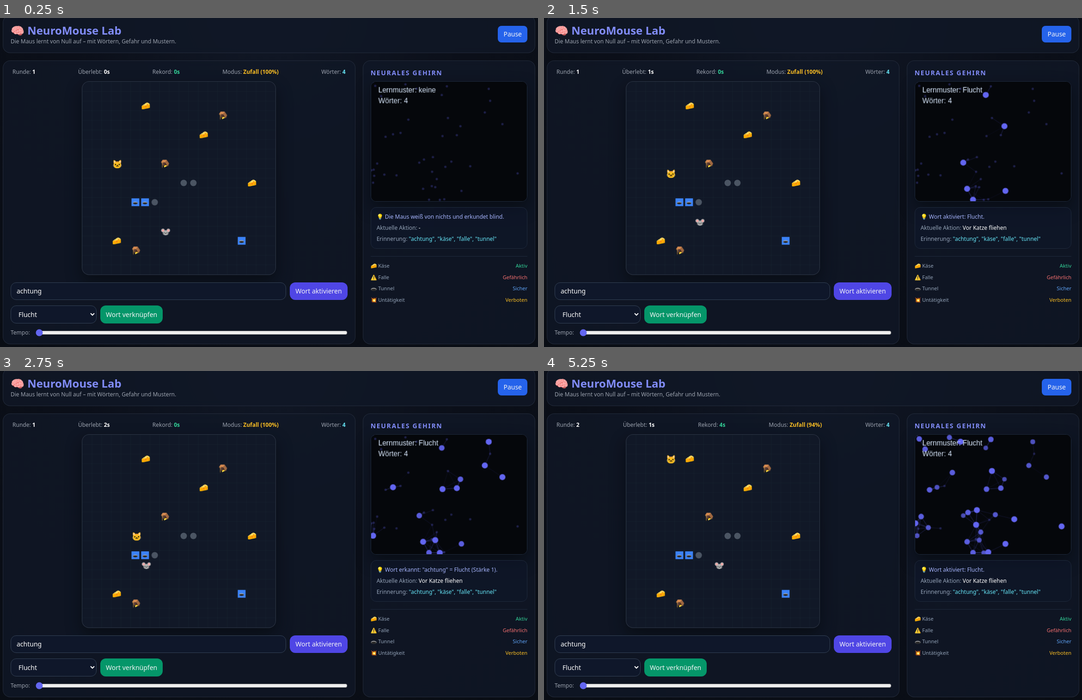
Above: before the commit, frames 1-4 (two rows, left to right).
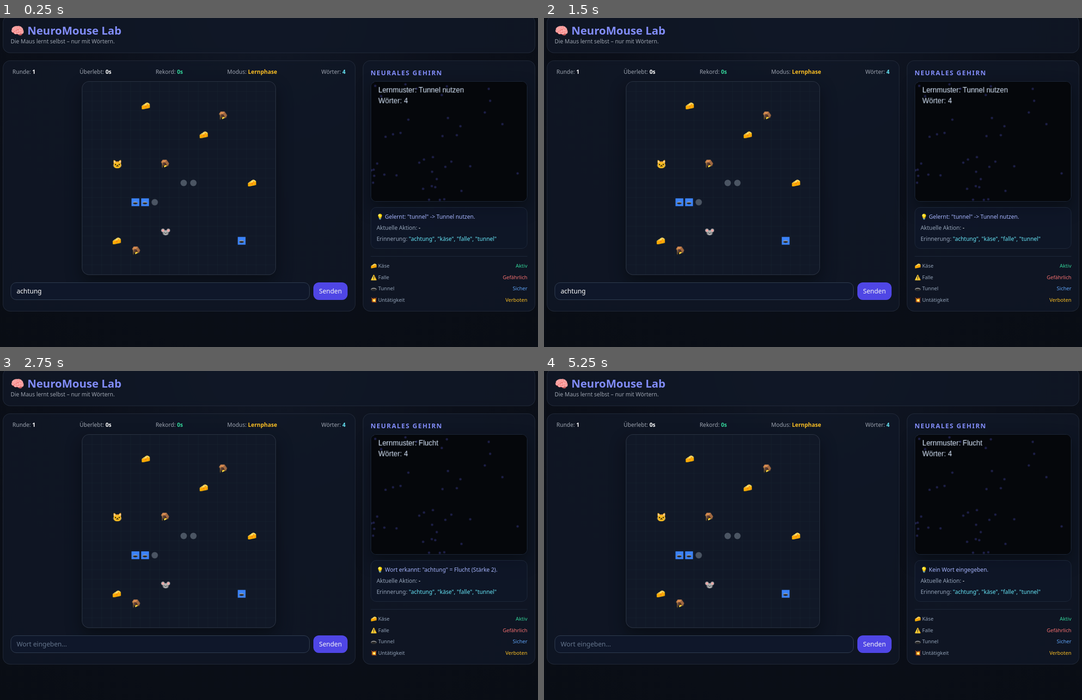
Above: after the commit, the same moments.

Repository: freddyoldb/neuro-mouse-game
Game: browser game, page index.html
Two runs of this game, one before a commit and one after it. Both use one fixed random seed, a clock stepped at 60 frames per second and the inputs below.
Inputs:
- Up to frame 1 (0.25 s): no input
- Up to frame 2 (1.5 s): tap Space at 1.1 s
- Up to frame 3 (2.75 s): tap Space at 1.6, 2.1, 2.6 s; click "Wort aktivieren" (after the commit: "Senden") at 2.02 s; tap Enter at 2.52 s
- Up to frame 4 (5.25 s): tap Space every 0.5 s from 3.1 to 5.1 s; click "Wort aktivieren" (after the commit: "Senden") at 4.52 s

The runs differ from the first frame. In frame 1, 2.7% of the frame differs, in the area x 0-100%, y 2-100%; in frame 2, 2.9%; in frame 3, 3.0%; in frame 4, 3.4%.

Commit message:
Make the game a single-input learning simulation with no reset, no turbo, and self-learning word associations.

Diff:
--- a/index.html
+++ b/index.html
@@ -26,14 +26,10 @@
 </head>
 <body class="min-h-screen p-4">
   <div class="mx-auto max-w-6xl">
-    <header class="glass mb-4 rounded-2xl p-4 flex flex-col gap-3 md:flex-row md:items-center md:justify-between">
+    <header class="glass mb-4 rounded-2xl p-4 flex items-center justify-between">
       <div>
         <h1 class="text-2xl font-black text-indigo-400">🧠 NeuroMouse Lab</h1>
-        <p class="text-xs text-gray-400">Die Maus lernt von Null auf – mit Wörtern, Gefahr und Mustern.</p>
-      </div>
-
-      <div class="flex flex-wrap gap-2">
-        <button id="btnPause" class="rounded-lg bg-blue-600 px-3 py-2 text-sm font-medium hover:bg-blue-500">Pause</button>
+        <p class="text-xs text-gray-400">Die Maus lernt selbst – nur mit Wörtern.</p>
       </div>
     </header>
 
@@ -43,33 +39,15 @@
           <span>Runde: <strong id="lblRun" class="text-white">1</strong></span>
           <span>Überlebt: <strong id="lblTime" class="text-white">0s</strong></span>
           <span>Rekord: <strong id="lblRecord" class="text-emerald-400">0s</strong></span>
-          <span>Modus: <strong id="lblMode" class="text-amber-400">Zufall (100%)</strong></span>
+          <span>Modus: <strong id="lblMode" class="text-amber-400">Lernphase</strong></span>
           <span>Wörter: <strong id="lblMemory" class="text-cyan-300">0</strong></span>
         </div>
 
         <canvas id="simCanvas" width="420" height="420" class="w-full max-w-[420px] mx-auto block"></canvas>
 
-        <div class="mt-4 space-y-3">
-          <div class="flex flex-col gap-2 sm:flex-row">
-            <input id="wordInput" type="text" value="achtung" class="flex-1 rounded-xl border border-slate-700 bg-slate-900 px-3 py-2 text-sm text-white outline-none ring-0 placeholder:text-slate-500 focus:border-indigo-500" placeholder="Wort eingeben: achtung, käse, falle, tunnel..." />
-            <button id="btnTrigger" class="rounded-xl bg-indigo-600 px-3 py-2 text-sm font-medium hover:bg-indigo-500">Wort aktivieren</button>
-          </div>
-
-          <div class="flex flex-col gap-2 sm:flex-row">
-            <select id="patternSelect" class="rounded-xl border border-slate-700 bg-slate-900 px-3 py-2 text-sm text-white outline-none focus:border-indigo-500">
-              <option value="flee">Flucht</option>
-              <option value="cheese">Käse suchen</option>
-              <option value="trap">Falle meiden</option>
-              <option value="tunnel">Tunnel nutzen</option>
-              <option value="wait">Warten / Beobachten</option>
-            </select>
-            <button id="btnTeach" class="rounded-xl bg-emerald-600 px-3 py-2 text-sm font-medium hover:bg-emerald-500">Wort verknüpfen</button>
-          </div>
-
-          <div class="flex items-center gap-3">
-            <span class="text-xs text-gray-400">Tempo:</span>
-            <input id="speedRange" type="range" min="1" max="20" value="1" class="w-full accent-indigo-500" />
-          </div>
+        <div class="mt-4 flex flex-col gap-2 sm:flex-row">
+          <input id="wordInput" type="text" value="achtung" class="flex-1 rounded-xl border border-slate-700 bg-slate-900 px-3 py-2 text-sm text-white outline-none placeholder:text-slate-500 focus:border-indigo-500" placeholder="Wort eingeben..." />
+          <button id="btnSend" class="rounded-xl bg-indigo-600 px-3 py-2 text-sm font-medium hover:bg-indigo-500">Senden</button>
         </div>
       </section>
 
@@ -102,14 +80,12 @@
     const GRID_SIZE = 20;
     const CELL_SIZE = canvas.width / GRID_SIZE;
 
-    const MOVE_INTERVAL_MS = 1000;
+    const MOVE_INTERVAL_MS = 6000;
     let lastMoveTs = 0;
     let isPaused = false;
-    let isTurbo = false;
-    let simSpeed = 1;
 
     let mouse = { x: 5, y: 5, idleTime: 0, alive: true, speedBoost: 1, score: 0 };
-    let cat = { x: 15, y: 15, speed: 0.8 };
+    let cat = { x: 15, y: 15 };
     let cheeseList = [
       { x: 12, y: 5 },
       { x: 3, y: 16 },
@@ -166,6 +142,21 @@
       return labels[pattern] || 'unbekannt';
     }
 
+    function inferPatternFromWord(word, situation) {
+      const w = word.toLowerCase();
+      if (/(achtung|warn|katze|angst|flucht|lauf|weg|weglaufen|gefahr|schlecht|tot)/.test(w)) return 'flee';
+      if (/(käse|essen|essen+|nahrung|essen|food|gold)/.test(w)) return 'cheese';
+      if (/(falle|trap|stachel|tod|gift|loch|scharf)/.test(w)) return 'trap';
+      if (/(tunnel|loch|gang|versteck|untergrund|weg)/.test(w)) return 'tunnel';
+      if (/(wart|ruhe|still|stopp|bleib|bleiben|ruhig)/.test(w)) return 'wait';
+
+      if (situation === 'cat-near') return 'flee';
+      if (situation === 'cheese-near') return 'cheese';
+      if (situation === 'trap-near') return 'trap';
+      if (situation === 'tunnel-near') return 'tunnel';
+      return 'wait';
+    }
+
     function randomAction() {
       const actions = [
         { dx: 0, dy: -1, name: 'Hoch' },
@@ -182,7 +173,6 @@
         case 'flee': {
           const dx = cat.x < mouse.x ? 1 : cat.x > mouse.x ? -1 : 0;
           const dy = cat.y < mouse.y ? 1 : cat.y > mouse.y ? -1 : 0;
-
           return {
             dx: dx === 0 ? (Math.random() > 0.5 ? 1 : -1) : -dx,
             dy: dy === 0 ? (Math.random() > 0.5 ? 1 : -1) : -dy,
@@ -192,12 +182,9 @@
 
         case 'cheese': {
           const target = cheeseList[0] || { x: mouse.x, y: mouse.y };
-          let dx = 0;
-          let dy = 0;
-          if (target.x < mouse.x) dx = -1;
-          else if (target.x > mouse.x) dx = 1;
-          if (target.y < mouse.y) dy = -1;
-          else if (target.y > mouse.y) dy = 1;
+          let dx = 0; let dy = 0;
+          if (target.x < mouse.x) dx = -1; else if (target.x > mouse.x) dx = 1;
+          if (target.y < mouse.y) dy = -1; else if (target.y > mouse.y) dy = 1;
           return { dx, dy, name: 'Käse suchen' };
         }
 
@@ -222,12 +209,9 @@
 
         case 'tunnel': {
           const target = tunnels[0] || { x: mouse.x, y: mouse.y };
-          let dx = 0;
-          let dy = 0;
-          if (target.x < mouse.x) dx = -1;
-          else if (target.x > mouse.x) dx = 1;
-          if (target.y < mouse.y) dy = -1;
-          else if (target.y > mouse.y) dy = 1;
+          let dx = 0; let dy = 0;
+          if (target.x < mouse.x) dx = -1; else if (target.x > mouse.x) dx = 1;
+          if (target.y < mouse.y) dy = -1; else if (target.y > mouse.y) dy = 1;
           return { dx, dy, name: 'Tunnel nutzen' };
         }
 
@@ -248,67 +232,61 @@
       updateMemoryUI();
     }
 
-    function teachWord() {
+    function teachWord(word) {
+      if (!word) return;
+
+      let situation = 'none';
+      const distToCat = Math.abs(cat.x - mouse.x) + Math.abs(cat.y - mouse.y);
+      const distToCheese = (() => {
+        if (!cheeseList.length) return Infinity;
+        const c = cheeseList[0];
+        return Math.abs(c.x - mouse.x) + Math.abs(c.y - mouse.y);
+      })();
+      const distToTrap = (() => {
+        if (!traps.length) return Infinity;
+        const t = traps[0];
+        return Math.abs(t.x - mouse.x) + Math.abs(t.y - mouse.y);
+      })();
+
+      if (distToCat <= 3) situation = 'cat-near';
+      else if (distToCheese <= 2) situation = 'cheese-near';
+      else if (distToTrap <= 2) situation = 'trap-near';
+
+      const inferred = inferPatternFromWord(word, situation);
+      addWordAssociation(word, inferred, 1);
+      document.getElementById('mouseThought').textContent = `Gelernt: "${word}" -> ${labelForPattern(inferred)}.`;
+      currentPattern = inferred;
+    }
+
+    function triggerWord(word) {
+      if (!word) return;
+      const memory = languageMemory.get(word.trim().toLowerCase());
+      if (!memory) {
+        document.getElementById('mouseThought').textContent = `Das Wort "${word}" ist noch unbekannt. Die Maus lernt noch.`;
+        currentPattern = 'none';
+        return;
+      }
+
+      currentPattern = memory.pattern;
+      const strength = memory.strength;
+      document.getElementById('mouseThought').textContent = `Wort erkannt: "${word}" = ${labelForPattern(currentPattern)} (Stärke ${strength}).`;
+    }
+
+    function sendWord() {
       const input = document.getElementById('wordInput');
       const word = input.value.trim();
-      const pattern = document.getElementById('patternSelect').value;
-
       if (!word) {
-        document.getElementById('mouseThought').textContent = 'Kein Wort eingegeben. Die Maus kann nichts verknüpfen.';
+        document.getElementById('mouseThought').textContent = 'Kein Wort eingegeben.';
         return;
       }
-
-      const catClose = Math.abs(cat.x - mouse.x) + Math.abs(cat.y - mouse.y) <= 4;
-      if (pattern === 'flee' && !catClose) {
-        document.getElementById('mouseThought').textContent = 'Das Wort "Flucht" ist am sinnvollsten, wenn die Katze wirklich nah ist.';
-      }
-
-      addWordAssociation(word, pattern, 1);
-      document.getElementById('mouseThought').textContent = `Wort "${word}" mit Muster "${labelForPattern(pattern)}" verknüpft.`;
-    }
-
-    function triggerWord() {
-      const word = document.getElementById('wordInput').value.trim().toLowerCase();
-      if (!word) {
-        document.getElementById('mouseThought').textContent = 'Keine Eingabe. Die Maus kann kein Wort aktivieren.';
-        return;
-      }
-
-      const memory = languageMemory.get(word);
-      if (!memory) {
-        document.getElementById('mouseThought').textContent = `Das Wort "${word}" ist noch unbekannt. Die Maus lernt erst.`;
-        currentPattern = 'none';
-        return;
-      }
-
-      currentPattern = memory.pattern;
-      const strength = memory.strength;
-
-      if (strength >= 3 || currentPattern === 'flee') {
-        document.getElementById('mouseThought').textContent = `Wort erkannt: "${word}" = ${labelForPattern(currentPattern)} (Stärke ${strength}).`;
-      } else {
-        document.getElementById('mouseThought').textContent = `Wort erkannt, aber noch schwach: "${word}" -> ${labelForPattern(currentPattern)}.`;
-      }
-    }
-
-    document.getElementById('btnPause').addEventListener('click', () => {
-      isPaused = !isPaused;
-      document.getElementById('btnPause').textContent = isPaused ? 'Fortsetzen' : 'Pause';
-      document.getElementById('btnPause').className = isPaused
-        ? 'rounded-lg bg-emerald-600 px-3 py-2 text-sm font-medium hover:bg-emerald-500'
-        : 'rounded-lg bg-blue-600 px-3 py-2 text-sm font-medium hover:bg-blue-500';
-    });
-
-    document.getElementById('btnTeach').addEventListener('click', teachWord);
-    document.getElementById('btnTrigger').addEventListener('click', triggerWord);
+      teachWord(word);
+      triggerWord(word);
+      input.value = '';
+    }
+
+    document.getElementById('btnSend').addEventListener('click', sendWord);
     document.getElementById('wordInput').addEventListener('keydown', (e) => {
-      if (e.key === 'Enter') {
-        if (e.shiftKey) teachWord();
-        else triggerWord();
-      }
-    });
-    document.getElementById('speedRange').addEventListener('input', (e) => {
-      simSpeed = parseInt(e.target.value, 10);
+      if (e.key === 'Enter') sendWord();
     });
 
     function spawnEntities() {
@@ -322,10 +300,11 @@
     }
 
     function chooseAction() {
-      const typedWord = document.getElementById('wordInput').value.trim().toLowerCase();
+      const input = document.getElementById('wordInput');
+      const typedWord = input.value.trim().toLowerCase();
       const memory = typedWord ? languageMemory.get(typedWord) : null;
 
-      if (typedWord && memory && memory.strength >= 3) {
+      if (typedWord && memory && memory.strength >= 2) {
         currentPattern = memory.pattern;
         return patternToAction(memory.pattern);
       }
@@ -356,85 +335,79 @@
     function update() {
       if (isPaused) return;
 
-      const steps = isTurbo ? 1 : 1;
-
-      for (let i = 0; i < steps; i++) {
-        if (!mouse.alive) {
-          if (survivalTime > bestRecord) bestRecord = survivalTime;
-          document.getElementById('lblRecord').textContent = `${bestRecord}s`;
-          runId += 1;
-          document.getElementById('lblRun').textContent = runId;
-          explorationRate = Math.max(0.06, 1.0 - (runId * 0.03));
-          document.getElementById('lblMode').textContent = explorationRate > 0.32 ? `Zufall (${Math.round(explorationRate * 100)}%)` : 'KI-Lernphase';
-          spawnEntities();
-        }
-
-        survivalTime += 1;
-        document.getElementById('lblTime').textContent = `${survivalTime}s`;
-
-        const action = chooseAction();
-        document.getElementById('currentAction').textContent = action.name;
-
-        neurons.forEach(n => {
-          if (Math.random() < 0.18) n.active = 1.0;
-          else n.active *= 0.88;
-        });
-
-        if (action.dx === 0 && action.dy === 0) {
-          mouse.idleTime += 1;
-          document.getElementById('mouseThought').textContent =
-            currentPattern === 'none'
-              ? 'Steht still... Gefahr von Inaktivitäts-Explosion!'
-              : `Muster aktiv: ${labelForPattern(currentPattern)}.`;
-
-          if (mouse.idleTime > 45) {
-            mouse.alive = false;
-          }
+      if (!mouse.alive) {
+        if (survivalTime > bestRecord) bestRecord = survivalTime;
+        document.getElementById('lblRecord').textContent = `${bestRecord}s`;
+        runId += 1;
+        document.getElementById('lblRun').textContent = runId;
+        explorationRate = Math.max(0.06, 1.0 - (runId * 0.03));
+        document.getElementById('lblMode').textContent = explorationRate > 0.32 ? `Zufall (${Math.round(explorationRate * 100)}%)` : 'KI-Lernphase';
+        spawnEntities();
+      }
+
+      survivalTime += 1;
+      document.getElementById('lblTime').textContent = `${survivalTime}s`;
+
+      const action = chooseAction();
+      document.getElementById('currentAction').textContent = action.name;
+
+      neurons.forEach(n => {
+        if (Math.random() < 0.18) n.active = 1.0;
+        else n.active *= 0.88;
+      });
+
+      if (action.dx === 0 && action.dy === 0) {
+        mouse.idleTime += 1;
+        if (currentPattern === 'none') {
+          document.getElementById('mouseThought').textContent = 'Steht still... Gefahr von Inaktivitäts-Explosion!';
         } else {
-          mouse.idleTime = 0;
-          mouse.x = Math.max(0, Math.min(GRID_SIZE - 1, mouse.x + action.dx));
-          mouse.y = Math.max(0, Math.min(GRID_SIZE - 1, mouse.y + action.dy));
-          if (currentPattern === 'none') {
-            document.getElementById('mouseThought').textContent = 'Erkundet das Spielfeld aktiv...';
-          } else {
-            document.getElementById('mouseThought').textContent = `Wort aktiviert: ${labelForPattern(currentPattern)}.`;
-          }
-        }
-
-        if (Math.random() < 0.75) {
-          if (cat.x < mouse.x) cat.x++;
-          else if (cat.x > mouse.x) cat.x--;
-          if (cat.y < mouse.y) cat.y++;
-          else if (cat.y > mouse.y) cat.y--;
-        }
-
-        if (Math.abs(cat.x - mouse.x) < 1 && Math.abs(cat.y - mouse.y) < 1) {
+          document.getElementById('mouseThought').textContent = `Muster aktiv: ${labelForPattern(currentPattern)}.`;
+        }
+        if (mouse.idleTime > 45) mouse.alive = false;
+      } else {
+        mouse.idleTime = 0;
+        mouse.x = Math.max(0, Math.min(GRID_SIZE - 1, mouse.x + action.dx));
+        mouse.y = Math.max(0, Math.min(GRID_SIZE - 1, mouse.y + action.dy));
+        if (currentPattern === 'none') {
+          document.getElementById('mouseThought').textContent = 'Erkundet das Spielfeld aktiv...';
+        } else {
+          document.getElementById('mouseThought').textContent = `Wort aktiviert: ${labelForPattern(currentPattern)}.`;
+        }
+      }
+
+      if (Math.random() < 0.75) {
+        if (cat.x < mouse.x) cat.x++;
+        else if (cat.x > mouse.x) cat.x--;
+        if (cat.y < mouse.y) cat.y++;
+        else if (cat.y > mouse.y) cat.y--;
+      }
+
+      if (Math.abs(cat.x - mouse.x) < 1 && Math.abs(cat.y - mouse.y) < 1) {
+        mouse.alive = false;
+        document.getElementById('mouseThought').textContent = '⚠️ Die Katze hat die Maus gefangen!';
+      }
+
+      cheeseList = cheeseList.filter(c => {
+        if (c.x === mouse.x && c.y === mouse.y) {
+          mouse.speedBoost = 1.5;
+          document.getElementById('mouseThought').textContent = '🧀 Käse gefunden! Schneller!';
+          return false;
+        }
+        return true;
+      });
+
+      traps.forEach(t => {
+        if (t.x === mouse.x && t.y === mouse.y) {
           mouse.alive = false;
-          document.getElementById('mouseThought').textContent = '⚠️ Die Katze hat die Maus gefangen!';
-        }
-
-        cheeseList = cheeseList.filter(c => {
-          if (c.x === mouse.x && c.y === mouse.y) {
-            mouse.speedBoost = 1.5;
-            document.getElementById('mouseThought').textContent = '🧀 Käse gefunden! Schneller!';
-            return false;
-          }
-          return true;
-        });
-
-        traps.forEach(t => {
-          if (t.x === mouse.x && t.y === mouse.y) {
-            mouse.alive = false;
-            document.getElementById('mouseThought').textContent = '💥 In der Falle!';
-          }
-        });
-
-        tunnels.forEach(t => {
-          if (t.x === mouse.x && t.y === mouse.y) {
-            document.getElementById('mouseThought').textContent = '🕳️ Tunnel betreten. Sicherer Bereich.';
-          }
-        });
-      }
+          document.getElementById('mouseThought').textContent = '💥 In der Falle!';
+        }
+      });
+
+      tunnels.forEach(t => {
+        if (t.x === mouse.x && t.y === mouse.y) {
+          document.getElementById('mouseThought').textContent = '🕳️ Tunnel betreten. Sicherer Bereich.';
+        }
+      });
     }
 
     function draw() {
@@ -524,10 +497,10 @@
     spawnEntities();
     updateMemoryUI();
     document.getElementById('wordInput').value = 'achtung';
-    addWordAssociation('achtung', 'flee', 1);
-    addWordAssociation('käse', 'cheese', 1);
-    addWordAssociation('falle', 'trap', 1);
-    addWordAssociation('tunnel', 'tunnel', 1);
+    teachWord('achtung');
+    teachWord('käse');
+    teachWord('falle');
+    teachWord('tunnel');
     requestAnimationFrame(loop);
   </script>
 </body>
